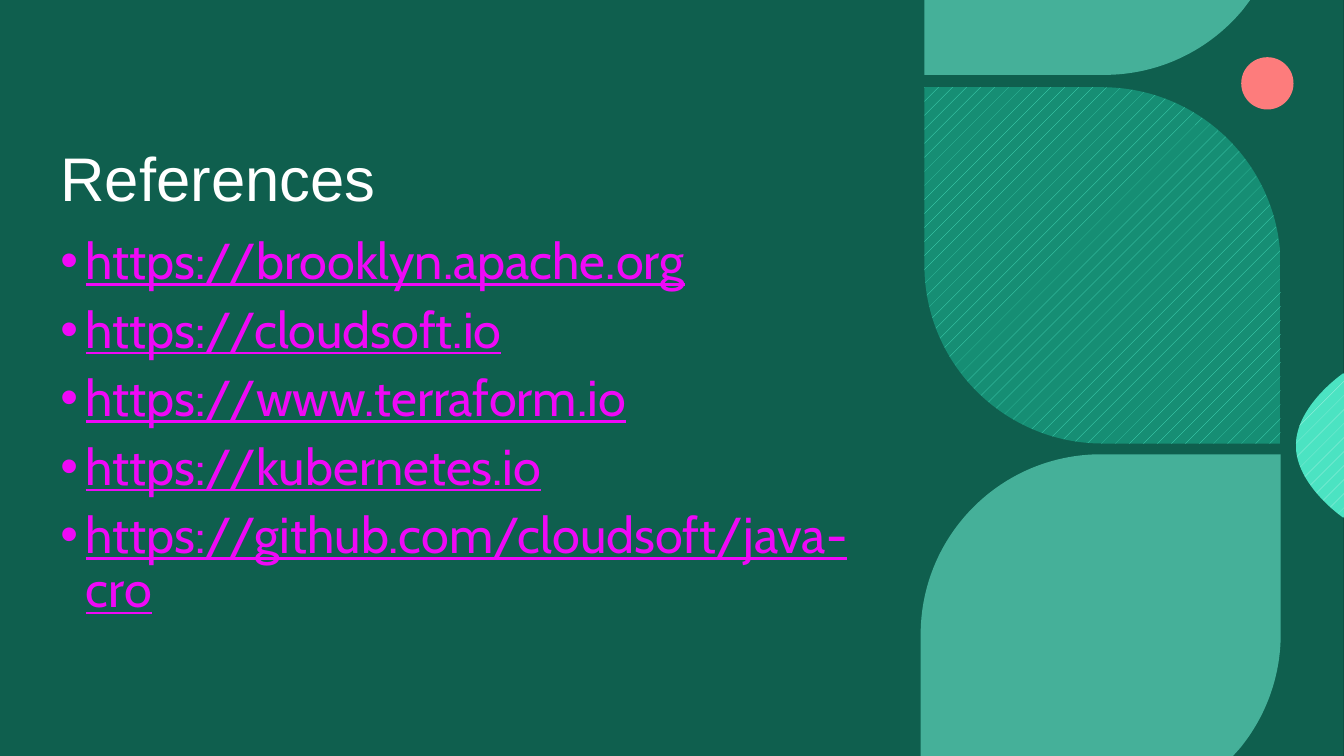
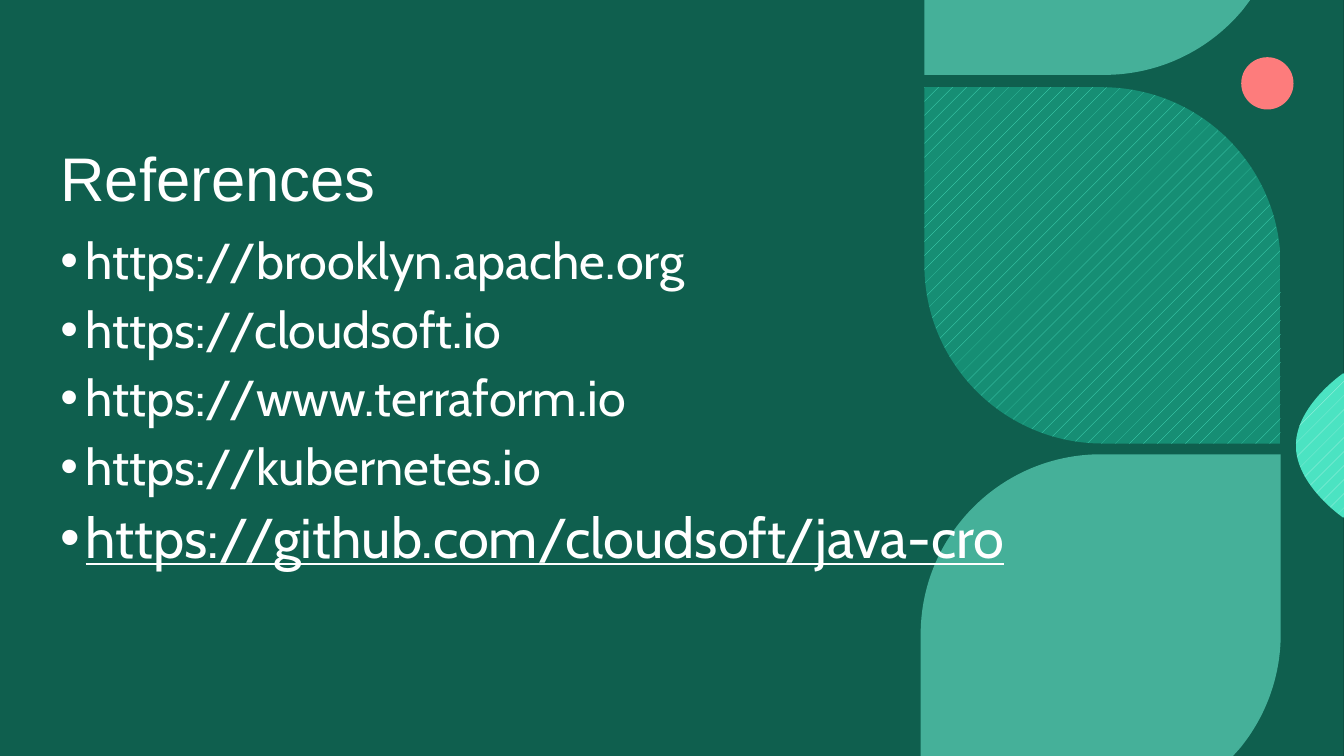
Before and after one commit to cloudsoft/java-cro, a slide deck: slide 16 of java-cro-presentation.pptx (slide 11 before the commit). Drawn at 1344x756 pixels with LibreOffice and Linux fonts; fonts in the diff are those of the drawing; background and template pictures are left out. Boxes give left, top, right and bottom in pixels: in the first picture for what was removed or moved away, otherwise in the second. Text is boxed around its words. In the diff, an @@ line names an element or a change of style, - is before the commit and + after.

```diff
--- a/java-cro-presentation.pptx
+++ b/java-cro-presentation.pptx
@@ text "https://brooklyn.apache.org" at bbox=[86, 241, 1005, 570]: text colour #EF08F7 to #FFFFFF; underline off in "https://brooklyn.apache.org", "https://cloudsoft.io", "https://www.terraform.io", "https://kubernetes.io"; size 36 to 40 pt in "https://github.com/cloudsoft/java-cro" @@
```
Also in this commit, not shown: 4 other slides changed, 8 slides added, 3 slides removed, 11 other files.
